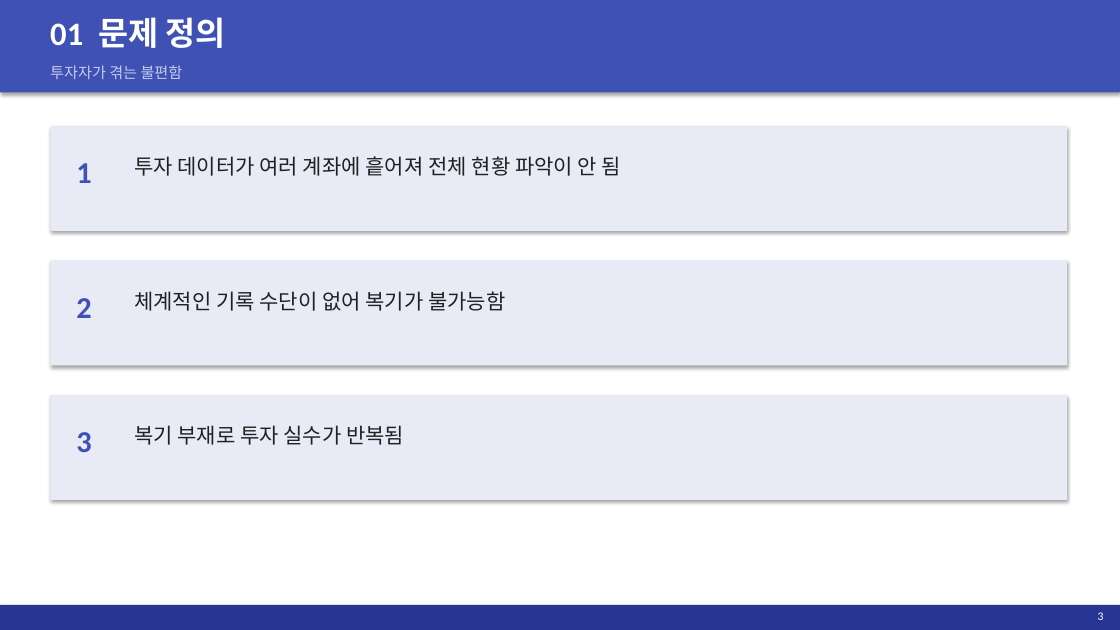
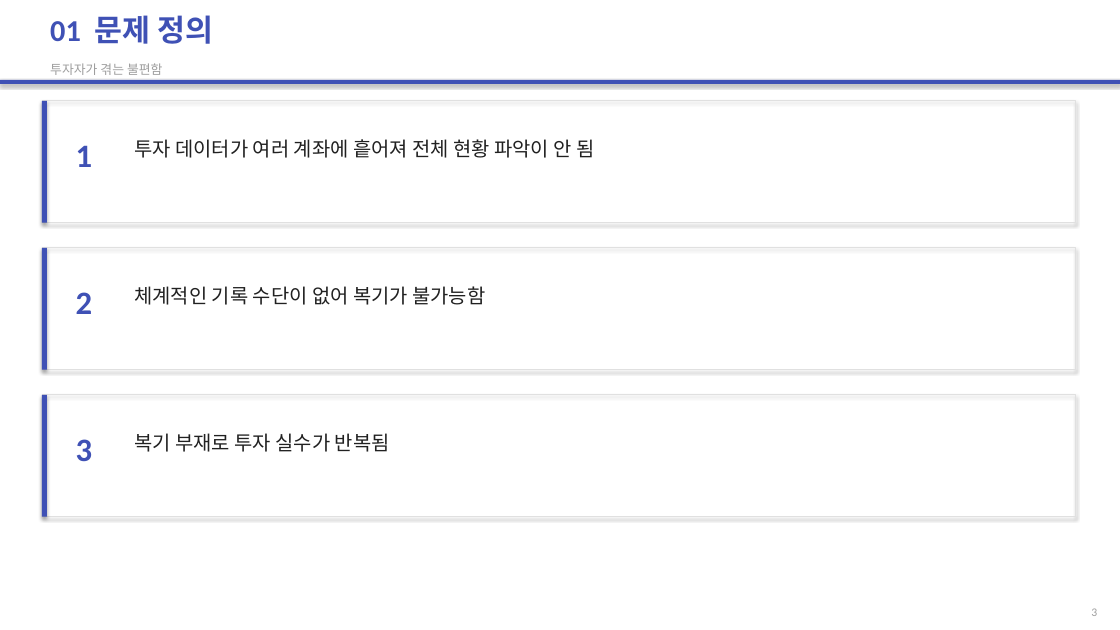
Before and after one commit to 2022136020/project_c, a slide deck: slide 3 of portfolio-tracker/presentation/portfolio-tracker.pptx. Drawn at 1120x630 pixels with LibreOffice and Linux fonts; fonts in the diff are those of the drawing. Boxes give left, top, right and bottom in pixels: in the first picture for what was removed or moved away, otherwise in the second. Text is boxed around its words. In the diff, an @@ line names an element or a change of style, - is before the commit and + after.

```diff
--- a/portfolio-tracker/presentation/portfolio-tracker.pptx
+++ b/portfolio-tracker/presentation/portfolio-tracker.pptx
@@ text "01 문제 정의" at (50,15,214,44): size 28 to 26 pt, text colour #FFFFFF to #3F51B5 @@
@@ text "투자자가 겪는 불편함" at (50,63,162,75): size 13 to 11 pt, text colour #C5CAE9 to #9E9E9E @@
@@ rectangle: place and size @@
-rectangle at (0,0,1120,92)
+rectangle at (0,80,1120,84)
@@ rectangle: place and size @@
-rectangle at (50,126,1067,231)
+rectangle at (42,101,1075,223)
@@ rectangle added at (42,101,47,223), fill #3F51B5 @@
@@ size 26 to 28 pt in 3 elements at (76,439,93,461), (76,292,93,314), (76,145,93,167) @@
@@ text "1": place and size @@
-text "1" at (76,163,91,183)
+text "1" at (76,145,93,167)
@@ size 18 to 17 pt in 3 elements at (134,286,485,305), (134,433,390,452), (134,139,594,158) @@
@@ text "투자 데이터가 여러 계좌에 흩어져 ...": place and size @@
-text "투자 데이터가 여러 계좌에 흩어져 ..." at (134,156,621,176)
+text "투자 데이터가 여러 계좌에 흩어져 ..." at (134,139,594,158)
@@ rectangle: place and size @@
-rectangle at (50,260,1067,365)
+rectangle at (42,248,1075,370)
@@ rectangle added at (42,248,47,370), fill #3F51B5 @@
@@ fill #E8EAF6 to none; outline none to #E0E0E0 0.8 pt in 3 elements at (42,101,1075,223), (42,248,1075,370), (42,395,1075,517) @@
@@ rectangle: place and size @@
-rectangle at (50,395,1067,500)
+rectangle at (42,395,1075,517)
@@ rectangle added at (42,395,47,517), fill #3F51B5 @@
@@ text "복기 부재로 투자 실수가 반복됨": place and size @@
-text "복기 부재로 투자 실수가 반복됨" at (134,425,404,445)
+text "복기 부재로 투자 실수가 반복됨" at (134,433,390,452)
@@ rectangle removed at (0,605,1120,630) @@
@@ text "3": place and size @@
-text "3" at (1098,612,1104,620)
+text "3" at (1091,608,1097,616)
@@ text "3" at (1091,608,1097,616): text colour #FFFFFF to #9E9E9E @@
```
Also in this commit, not shown: 13 other slides changed.
